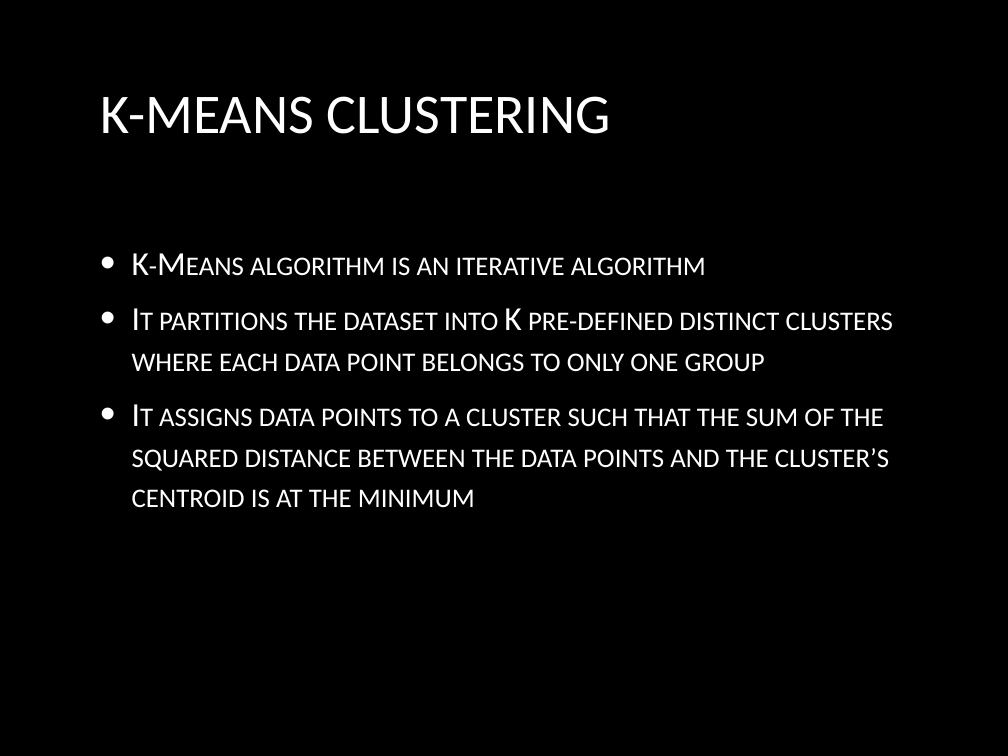
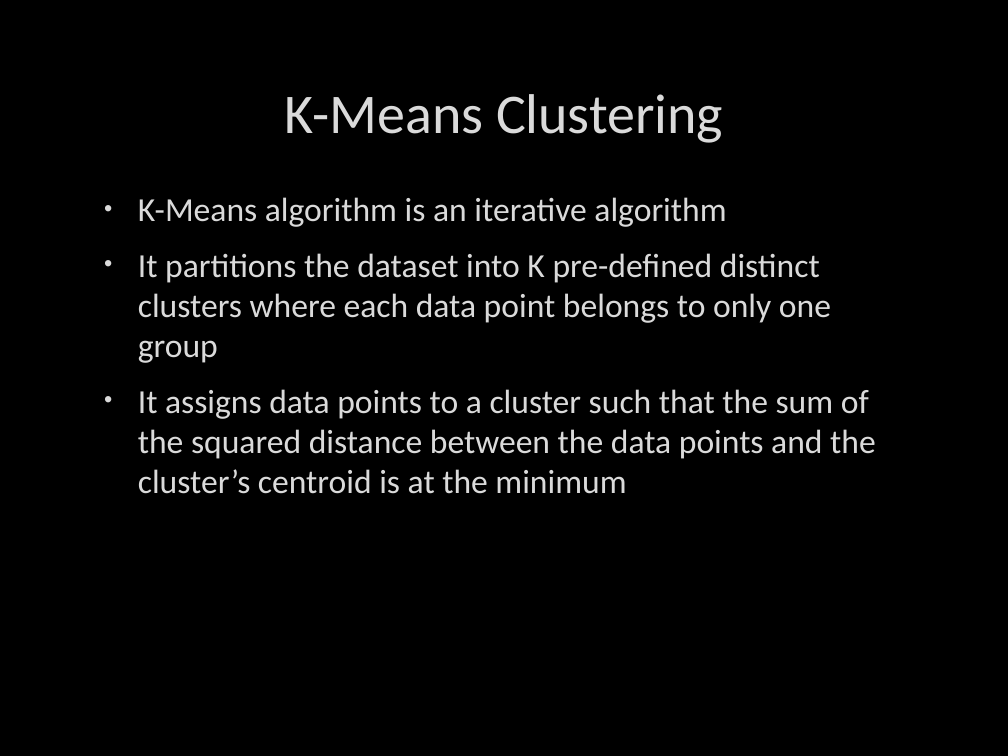
Before and after one commit to deshabhakt/Sem-II, a slide deck: slide 17 of BigDataAnalytics/Seminar/Final-everything/Team-3-BigDataAnalytics.pptx. Drawn at 1008x756 pixels with LibreOffice and Linux fonts; fonts in the diff are those of the drawing; background and template pictures are left out. Boxes give left, top, right and bottom in pixels: in the first picture for what was removed or moved away, otherwise in the second. Text is boxed around its words. In the diff, an @@ line names an element or a change of style, - is before the commit and + after.

```diff
--- a/BigDataAnalytics/Seminar/Final-everything/Team-3-BigDataAnalytics.pptx
+++ b/BigDataAnalytics/Seminar/Final-everything/Team-3-BigDataAnalytics.pptx
@@ title at [284,94,723,143]: text changed; text colour gradient #FFFFFF to #BFBFBF to #DADADA @@
-K-MEANS CLUSTERING
+K-Means Clustering
@@ text "K-Means algorithm is an iterative ...": place and size @@
-text "K-Means algorithm is an iterative ..." at [132,253,893,508]
+text "K-Means algorithm is an iterative ..." at [138,197,876,494]
@@ text "K-Means algorithm is an iterative ..." at [138,197,876,494]: text colour gradient #FFFFFF to #BFBFBF to #DADADA, letter outline none to #404040 0.75 pt, small capitals off; indent changed; bullet colour #FFFFFF to #DADADA; vertical alignment middle to top @@
```
Also in this commit, not shown: 29 other slides changed, 57 other files.
